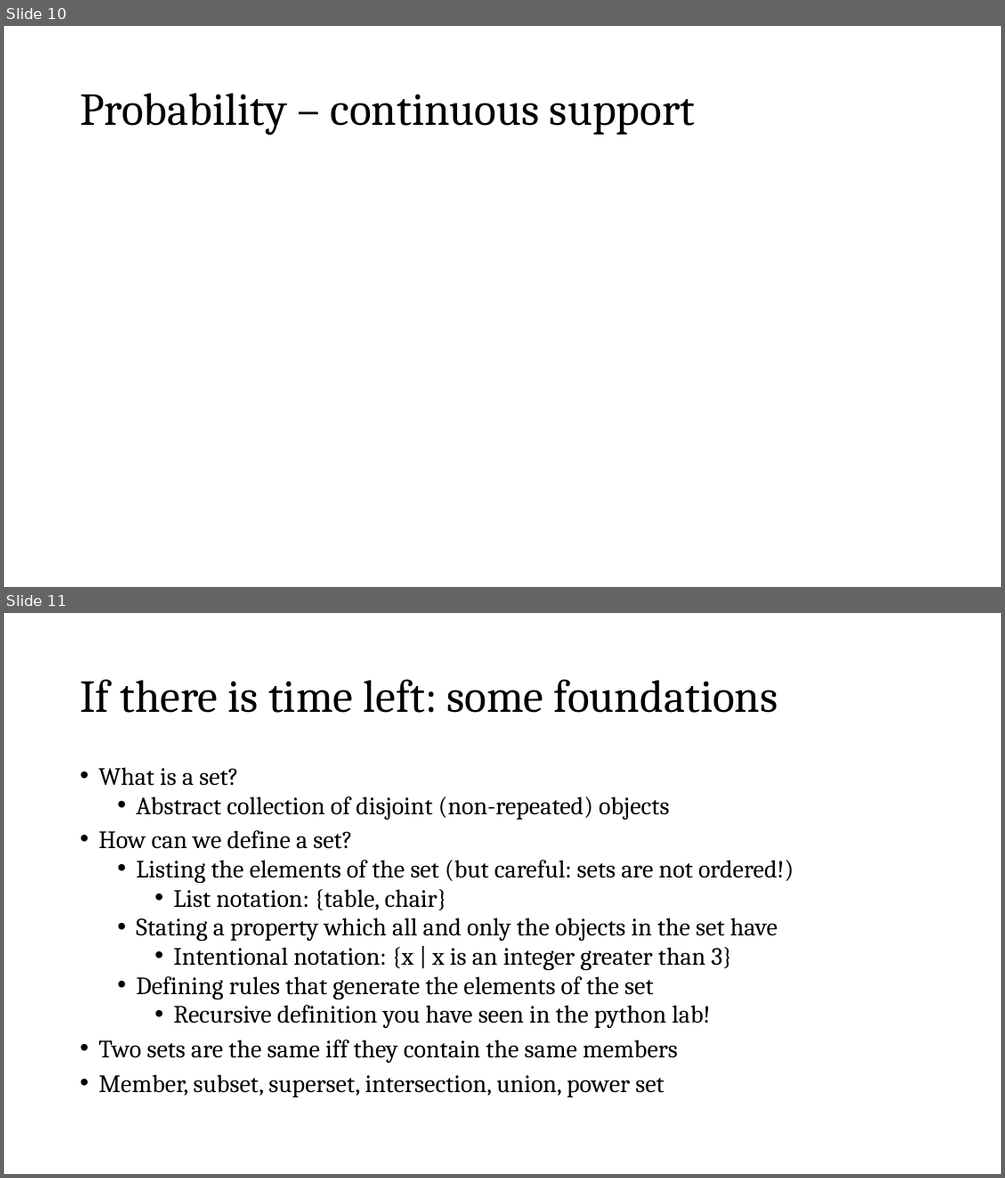
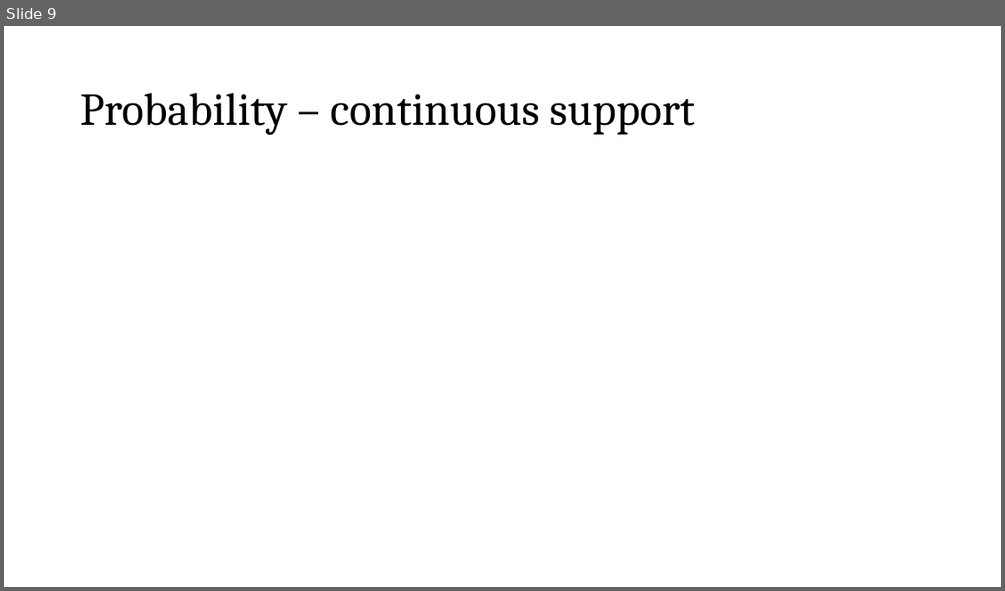
Before and after one commit to thelogicalgrammar/pLoT_course, a slide deck: 3_supplementaryLab.pptx. Shown one above the other, each under a label of ours: slides 10 and 11 before the commit, slide 9 after it. The pictures are 1005x1178 and 1005x591 pixels, drawn with LibreOffice and Linux fonts; fonts in the diff are those of the drawing; grey boxes stand for pictures; background and template pictures are left out. Boxes give left, top, right and bottom in pixels: in the first picture for what was removed or moved away, otherwise in the second. Text is boxed around its words. In the diff, an @@ line names an element or a change of style, - is before the commit and + after.

```diff
--- a/3_supplementaryLab.pptx
+++ b/3_supplementaryLab.pptx
@@ slide 11 removed at (x1=4, y1=613, x2=1001, y2=1174), background #FFFFFF @@
@@ title removed at (x1=80, y1=679, x2=778, y2=713) @@
-If there is time left: some foundations
@@ text removed at (x1=98, y1=767, x2=793, y2=1097) @@
-• What is a set?
-  • Abstract collection of disjoint (non-repeated) objects
-• How can we define a set?
-  • Listing the elements of the set (but careful: sets are not ordered!)
-    • List notation: {table, chair}
-  • Stating a property which all and only the objects in the set have
-    • Intentional notation: {x | x is an integer greater than 3}
-  • Defining rules that generate the elements of the set
-    • Recursive definition you have seen in the python lab!
-• Two sets are the same iff they contain the same members
-• Member, subset, superset, intersection, union, power set
@@ what was slide 10 is now slide 9 @@
```
Also in this commit, not shown: 1 slide changed, 2 other slides removed, 10 other files.
